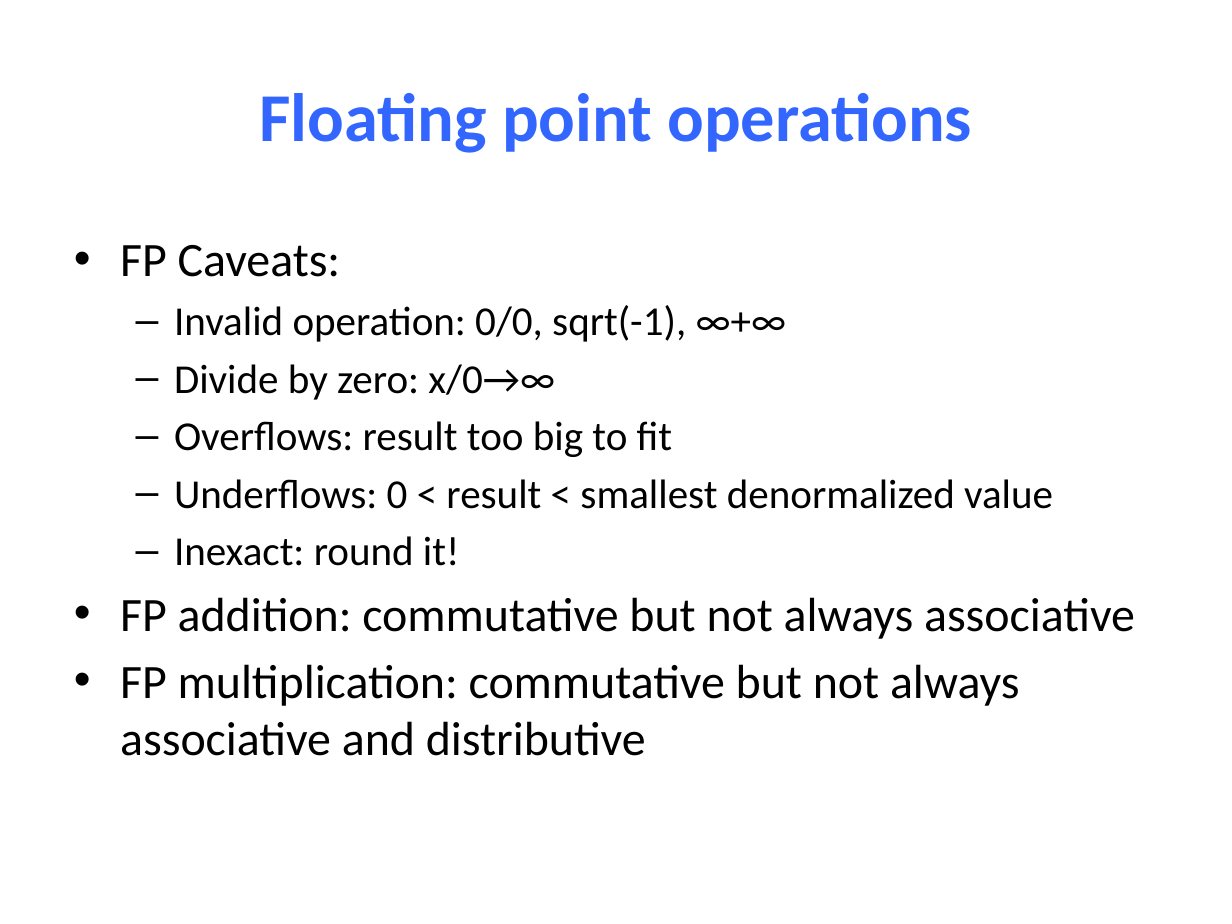
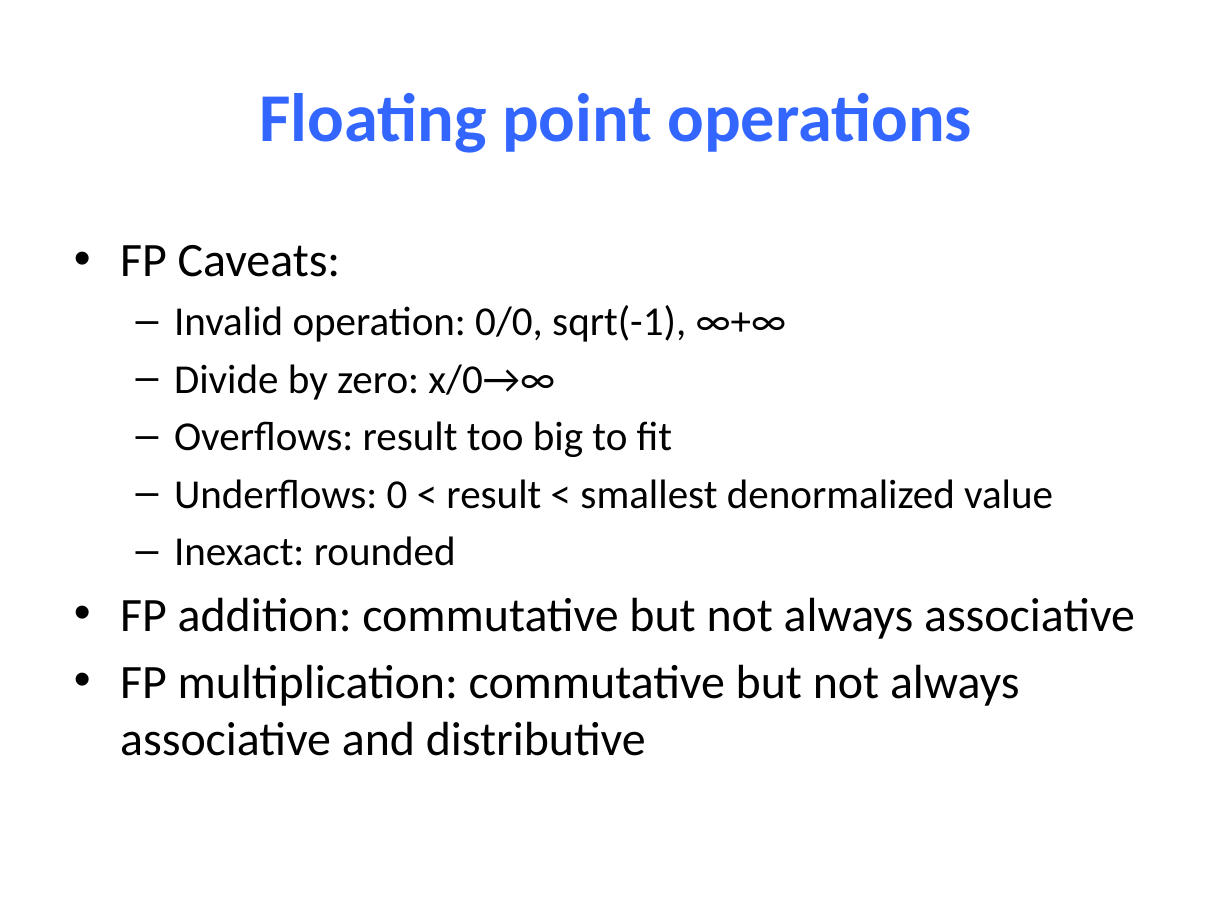
Before and after one commit to NYU-CSO/nyu-cso.github.io, a slide deck: slide 39 of notes/03-floats.pptx. Drawn at 1232x924 pixels with LibreOffice and Linux fonts; fonts in the diff are those of the drawing. Boxes give left, top, right and bottom in pixels: in the first picture for what was removed or moved away, otherwise in the second. Text is boxed around its words. In the diff, an @@ line names an element or a change of style, - is before the commit and + after.

```diff
--- a/notes/03-floats.pptx
+++ b/notes/03-floats.pptx
@@ text at box(174, 536, 456, 566): text changed @@
-  – Inexact: round it!
+  – Inexact: rounded
```
Also in this commit, not shown: 1 slide added, 1 other file.
